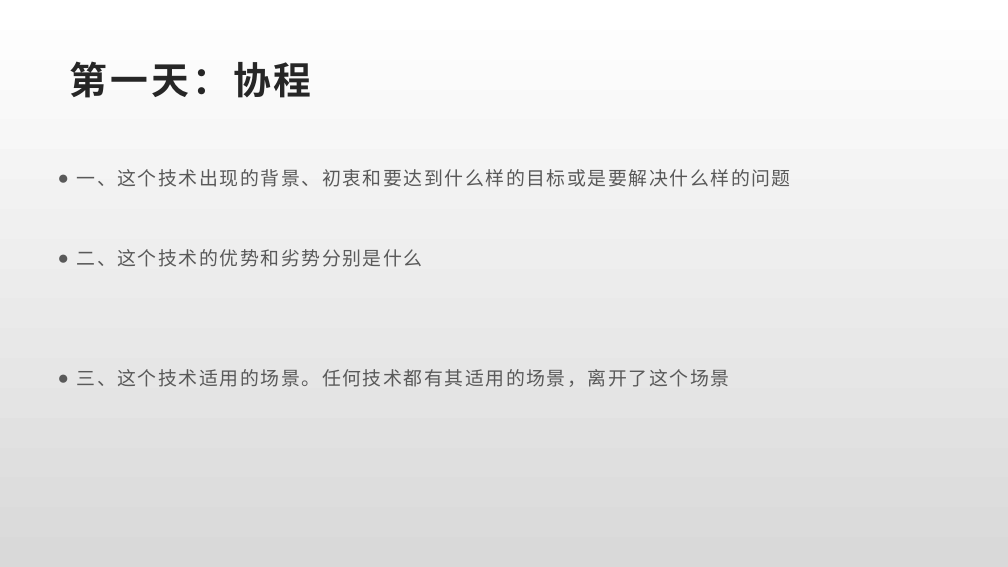
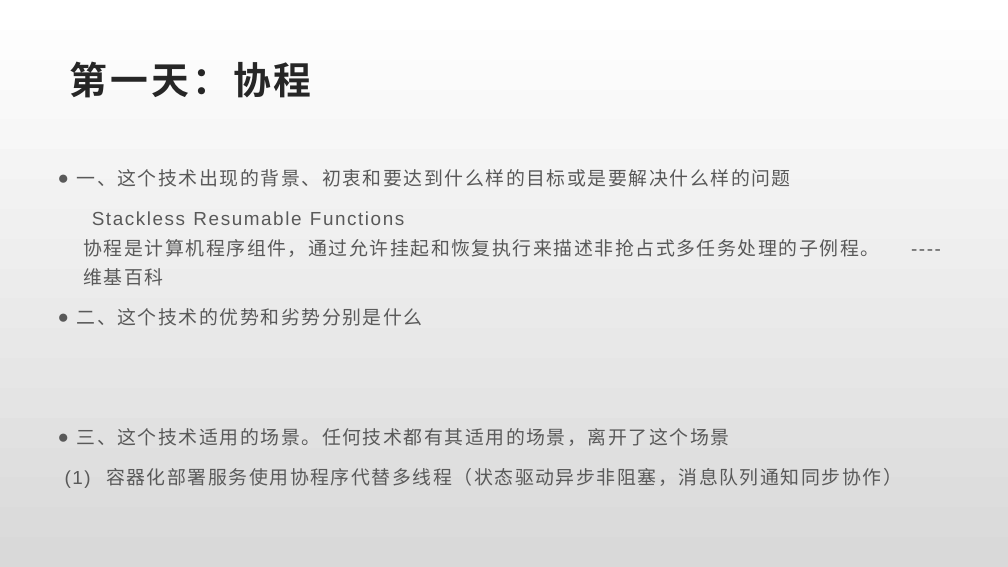
Before and after one commit to watchpoints/weekly, a slide deck: slide 24 of os/ppt/thread.pptx (slide 23 before the commit). Drawn at 1008x567 pixels with LibreOffice and Linux fonts; fonts in the diff are those of the drawing. Boxes give left, top, right and bottom in pixels: in the first picture for what was removed or moved away, otherwise in the second. Text is boxed around its words. In the diff, an @@ line names an element or a change of style, - is before the commit and + after.

```diff
--- a/os/ppt/thread.pptx
+++ b/os/ppt/thread.pptx
@@ text at (x1=83, y1=211, x2=879, y2=286): paragraph added @@
+Stackless Resumable Functions
+协程是计算机程序组件，通过允许挂起和恢复执行来描述非抢占式多任务处理的子例程。 ---- 维基百科
@@ text at (x1=65, y1=468, x2=902, y2=488): paragraph added @@
+(1) 容器化部署服务使用协程序代替多线程（状态驱动异步非阻塞，消息队列通知同步协作）
```
Also in this commit, not shown: 1 other slide changed, 1 slide added, 6 other files.
